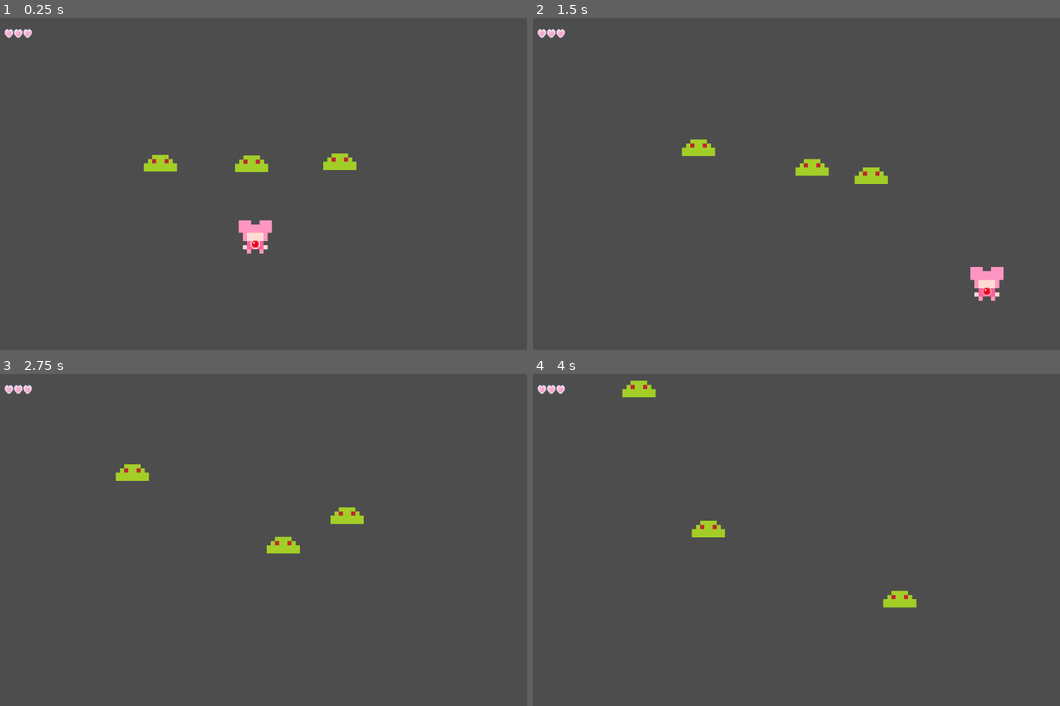
Above: before the commit, frames 1-4 (two rows, left to right).
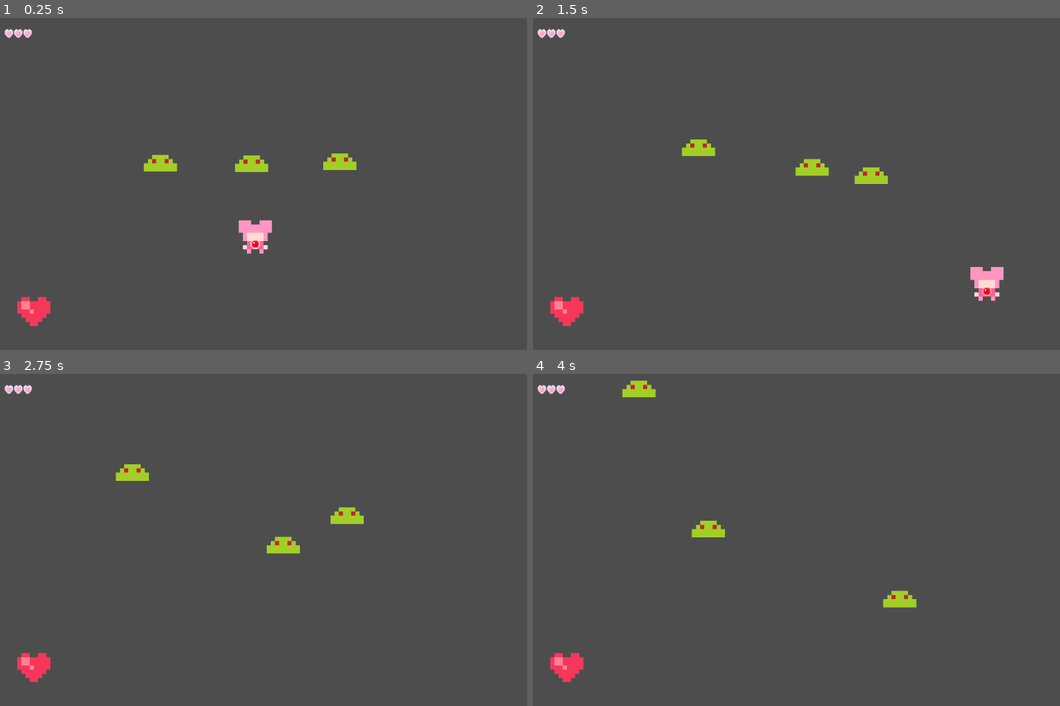
Above: after the commit, the same moments.

Repository: MagicalMegaDev/Magical-Persona-Repo
Game: Godot game, scene res://Assets/Scenes/Rooms/TestingRoom.tscn
The game is run twice, just before and just after one commit, with the same random seed, the same clock (stepped at 60 frames per second) and the same inputs. This scene is started directly instead of the project's main scene.
Inputs:
- Up to frame 1 (0.25 s): no input
- Up to frame 2 (1.5 s): tap Enter at 0.5 s; hold D (move_right) 0.53-1.28 s; tap Space (speed) at 0.6, 1.35 s; hold S (move_down) from 1.28 s (still down)
- Up to frame 3 (2.75 s): release S (move_down) at 2.03 s; hold D (move_right) from 2.03 s (still down); tap Space (speed) at 2.1 s
- Up to frame 4 (4 s): release D (move_right) at 2.78 s; hold W (move_up) 2.78-3.53 s; tap Space (speed) at 2.85, 3.6 s; hold A (move_left) from 3.53 s (still down)

The runs differ from the first frame. In frame 1, 0.4% of the frame differs, in the area x 3-10%, y 84-93%; in frame 2, 0.4%; in frame 3, 0.4%; in frame 4, 0.4%.

Commit message:
Starting to get pickups working

Diff:
--- /dev/null
+++ b/Assets/Scenes/Pickups/heart_pickup.tscn
@@ -0,0 +1,27 @@
+[gd_scene load_steps=5 format=3 uid="uid://bvjm3b75txjrg"]
+
+[ext_resource type="Script" uid="uid://ckdtujb34pu0k" path="res://Assets/Scripts/Components/HitBox.gd" id="1_h0hg0"]
+[ext_resource type="Script" uid="uid://kb4qur6bsao0" path="res://Assets/Scripts/Components/HitBoxComponents/Pickups/HealthPickup.gd" id="2_yosi4"]
+[ext_resource type="Texture2D" uid="uid://y8iglf5dldwt" path="res://Assets/Art/Placeholder/Prototype Pickups.png" id="3_figpj"]
+
+[sub_resource type="RectangleShape2D" id="RectangleShape2D_figpj"]
+size = Vector2(63, 58)
+
+[node name="HeartPickup" type="Area2D"]
+collision_layer = 2048
+collision_mask = 0
+script = ExtResource("1_h0hg0")
+metadata/_custom_type_script = "uid://ckdtujb34pu0k"
+
+[node name="HealthPickup" type="Node" parent="."]
+script = ExtResource("2_yosi4")
+metadata/_custom_type_script = "uid://kb4qur6bsao0"
+
+[node name="Sprite2D" type="Sprite2D" parent="."]
+texture = ExtResource("3_figpj")
+hframes = 4
+vframes = 4
+
+[node name="CollisionShape2D" type="CollisionShape2D" parent="."]
+position = Vector2(0, 4)
+shape = SubResource("RectangleShape2D_figpj")
--- a/Assets/Scenes/Rooms/TestingRoom.tscn
+++ b/Assets/Scenes/Rooms/TestingRoom.tscn
@@ -3,7 +3,7 @@
 [ext_resource type="PackedScene" uid="uid://bg85fe3yjuhyw" path="res://Assets/Scenes/Characters/Players/TestCharacter.tscn" id="1_uper2"]
 [ext_resource type="PackedScene" uid="uid://dtqmwnh60jaon" path="res://Assets/Scenes/UI/DungeonUI.tscn" id="3_r0bfr"]
 [ext_resource type="PackedScene" uid="uid://bnrc4kf3cl8sm" path="res://Assets/Scenes/Characters/Enemies/Placeholder/Slime/GreenSlime.tscn" id="3_xh5he"]
-[ext_resource type="Resource" uid="uid://bhtsbovcmbpnu" path="res://Assets/Resources/EnemyStats/Placeholder/TestingSlime.tres" id="4_xh5he"]
+[ext_resource type="PackedScene" uid="uid://bvjm3b75txjrg" path="res://Assets/Scenes/Pickups/heart_pickup.tscn" id="5_23rdi"]
 [ext_resource type="Script" uid="uid://cj6appwlvrvxk" path="res://Assets/Scripts/Components/Handlers/DebugEnemyPool.gd" id="5_swk3f"]
 
 [node name="TestingRoom" type="Node2D"]
@@ -17,16 +17,24 @@
 
 [node name="GreenSlime" parent="." instance=ExtResource("3_xh5he")]
 position = Vector2(492, 264)
-stats = ExtResource("4_xh5he")
 
 [node name="GreenSlime2" parent="." instance=ExtResource("3_xh5he")]
 position = Vector2(318, 263)
-stats = ExtResource("4_xh5he")
 
 [node name="GreenSlime3" parent="." instance=ExtResource("3_xh5he")]
 position = Vector2(662, 262)
-stats = ExtResource("4_xh5he")
 
 [node name="DebugEnemyPool" type="Node" parent="."]
 script = ExtResource("5_swk3f")
 metadata/_custom_type_script = "uid://cj6appwlvrvxk"
+
+[node name="HeartPickup" parent="." instance=ExtResource("5_23rdi")]
+position = Vector2(907, 560)
+
+[node name="HeartPickup2" parent="." instance=ExtResource("5_23rdi")]
+position = Vector2(73, 562)
+
+[node name="HealthPickup" parent="HeartPickup2" index="0"]
+heal_value = 2
+
+[editable path="HeartPickup2"]
--- a/Assets/Scripts/Components/HitBoxComponents/Pickups/HealthPickup.gd
+++ b/Assets/Scripts/Components/HitBoxComponents/Pickups/HealthPickup.gd
@@ -1,4 +1,16 @@
 class_name HealthPickup
 extends Pickup
 
-var heal_value := 1 #Amount of health this pickup heals
+const FULL_HEART_FRAME := 0
+const HALF_HEART_FRAME := 15
+
+enum HeartValue {HALF_HEART = 1, FULL_HEART = 2}
+@export var heal_value: HeartValue = HeartValue.HALF_HEART #Amount of health this pickup heals
+
+func _ready():
+	#Set the frame based on the pickups value
+	match heal_value:
+		1:
+			my_sprite.frame = HALF_HEART_FRAME
+		2:
+			my_sprite.frame = FULL_HEART_FRAME
--- a/Assets/Scripts/Components/HitBoxComponents/Pickups/Pickup.gd
+++ b/Assets/Scripts/Components/HitBoxComponents/Pickups/Pickup.gd
@@ -1,15 +1,23 @@
 #Generic container for all pickups
 class_name Pickup
-extends HitBox
+extends Node
+
+@onready var hit_box:HitBox = get_parent()
+@onready var my_sprite :Sprite2D = get_parent().get_node("Sprite2D")
 
 signal try_pickup(me:Pickup)
 
 func _ready():
-	body_entered.connect(_on_body_entered)
+	hit_box.collision_layer = 0
+	hit_box.set_collision_layer_value(12, true)
+	hit_box.collision_mask = 0
+	hit_box.set_collision_mask_value(4, true)
+	hit_box.body_entered.connect(_on_body_entered)
 	try_pickup.connect(SignalBus._on_item_pickup)
 
 func _on_body_entered(body:Node):
 	if(body.is_in_group("Players")):
+		print("Player Entered!")
 		try_pickup.emit(self)
 
 func _on_pickup_attemped(picked_up:bool):
--- a/project.godot
+++ b/project.godot
@@ -123,6 +123,7 @@
 2d_physics/layer_9="EnemyMeleeHitbox"
 2d_physics/layer_10="Bullets"
 2d_physics/layer_11="Explosions"
+2d_physics/layer_12="Pickups"
 
 [rendering]
 
Binary file added: Assets/Art/Placeholder/Prototype Pickups.png
Not shown, added: Assets/Art/Placeholder/Prototype Pickups.png.import
Not shown, changed: Assets/Art/Placeholder/scoped_dir13068_774092197/Detection (k80).exe
